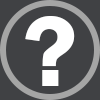
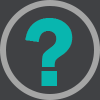
Layer changes from the first w=100, h=100 image to the second:
painted on "?" over <box>25,16,75,86</box>
